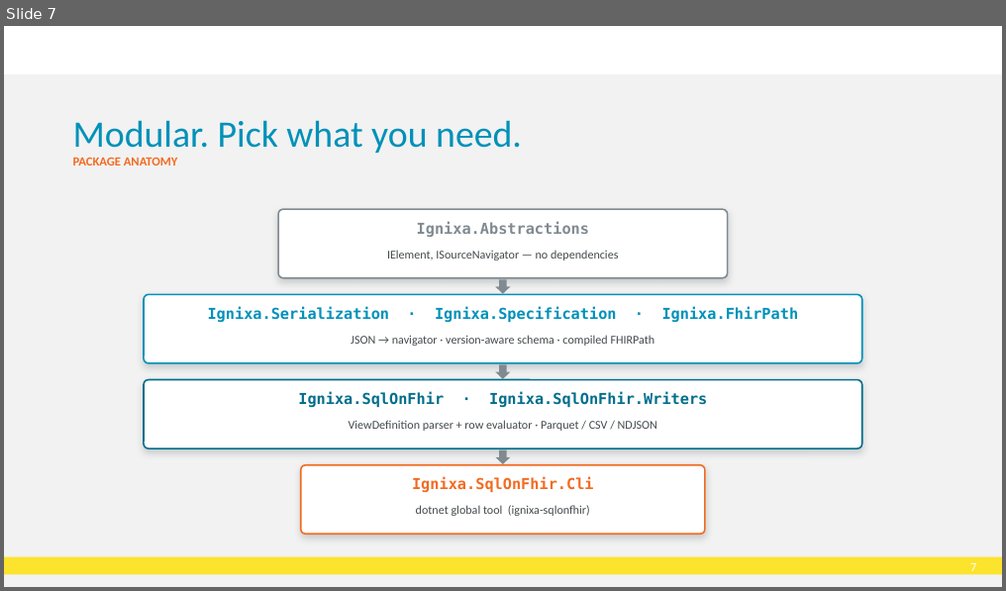
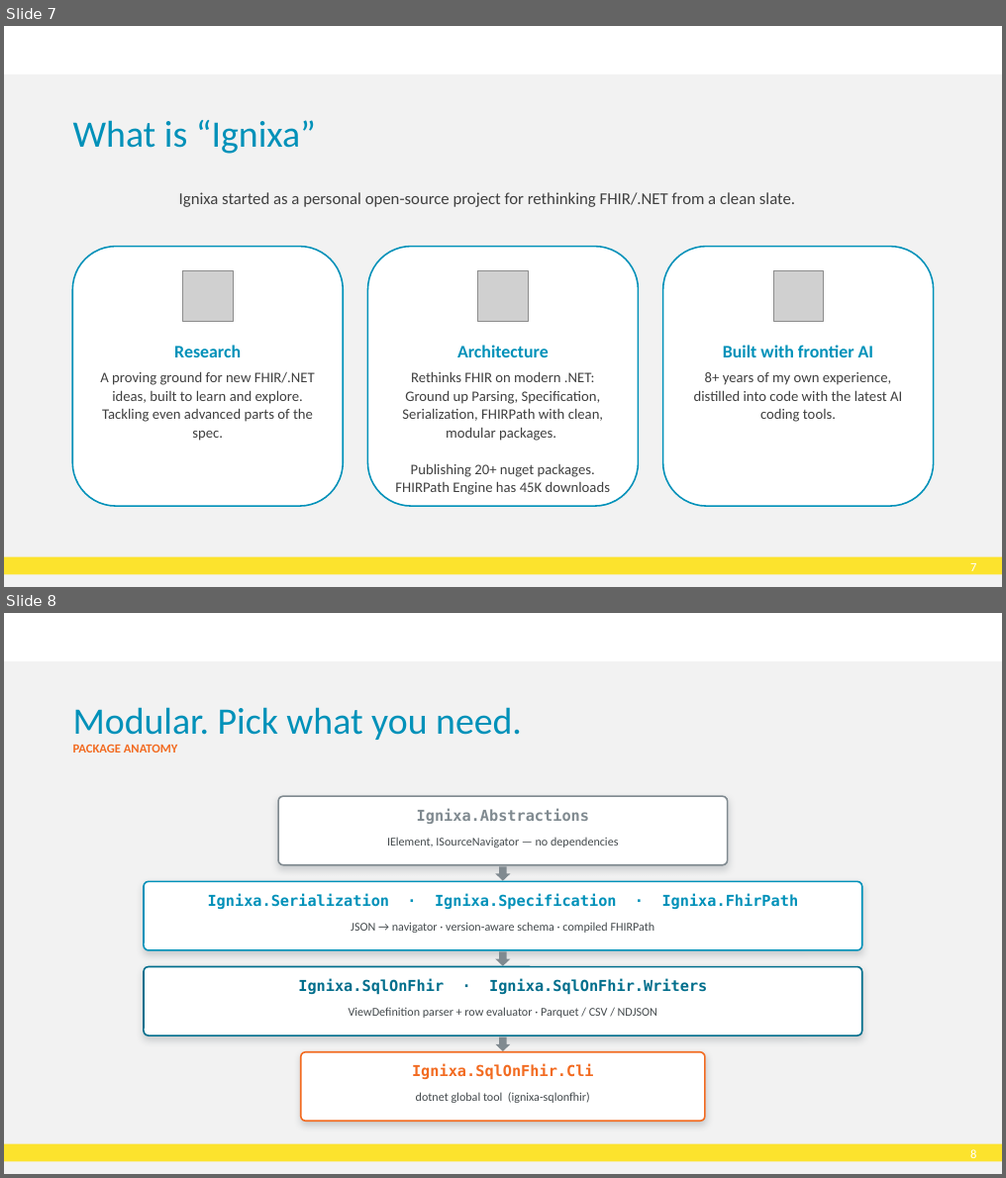
Before and after one commit to brendankowitz/FHIRDevDays2026, a slide deck: talks/talk1-sql-on-fhir/DD26_CT_260616_Brendan-Kowitz_SqlOnFhir.pptx. Shown one above the other, each under a label of ours: slide 7 before the commit, slides 7 and 8 after it. The pictures are 1006x591 and 1006x1178 pixels, drawn with LibreOffice and Linux fonts; fonts in the diff are those of the drawing; grey boxes stand for pictures; background and template pictures are left out. Boxes give left, top, right and bottom in pixels: in the first picture for what was removed or moved away, otherwise in the second. Text is boxed around its words. In the diff, an @@ line names an element or a change of style, - is before the commit and + after.

```diff
--- a/talks/talk1-sql-on-fhir/DD26_CT_260616_Brendan-Kowitz_SqlOnFhir.pptx
+++ b/talks/talk1-sql-on-fhir/DD26_CT_260616_Brendan-Kowitz_SqlOnFhir.pptx
@@ slide 7 added at [4,26,1002,587], background #FFFFFF; not listed: 4 template elements that a slide beside it also shows @@
@@ title added at [73,120,316,154], 36 pt, text #0091B9 @@
+What is “Ignixa”
@@ text added at [179,192,795,207], 16 pt, text #404040 @@
+Ignixa started as a personal open-source project for rethinking FHIR/.NET from a clean slate.
@@ rounded rectangle added at [73,246,344,506], fill #FFFFFF, outline #0091B9 1.5 pt, 14 pt, text #404040 @@
+Research
+A proving ground for new FHIR/.NET ideas, built to learn and explore. Tackling even advanced parts of the spec.
@@ rounded rectangle added at [368,246,638,506], fill #FFFFFF, outline #0091B9 1.5 pt, 14 pt, text #404040 @@
+Architecture
+Rethinks FHIR on modern .NET:
+Ground up Parsing, Specification, Serialization, FHIRPath with clean, modular packages.
+Publishing 20+ nuget packages. FHIRPath Engine has 45K downloads
@@ rounded rectangle added at [663,246,934,506], fill #FFFFFF, outline #0091B9 1.5 pt, 14 pt, text #404040 @@
+Built with frontier AI
+8+ years of my own experience, distilled into code with the latest AI coding tools.
@@ picture added at [183,272,233,322] @@
@@ picture added at [478,272,528,322] @@
@@ picture added at [773,272,824,322] @@
@@ what was slide 7 is now slide 8 @@
@@ page number at [970,1150,976,1158]: text changed @@
-7
+8
```
Also in this commit, not shown: 6 slides changed, 2 slides removed.
